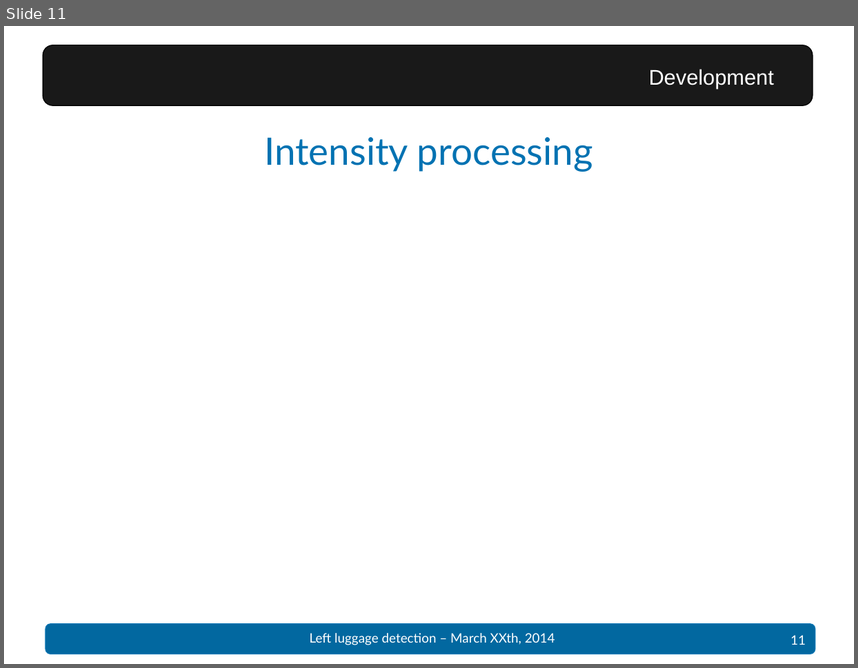
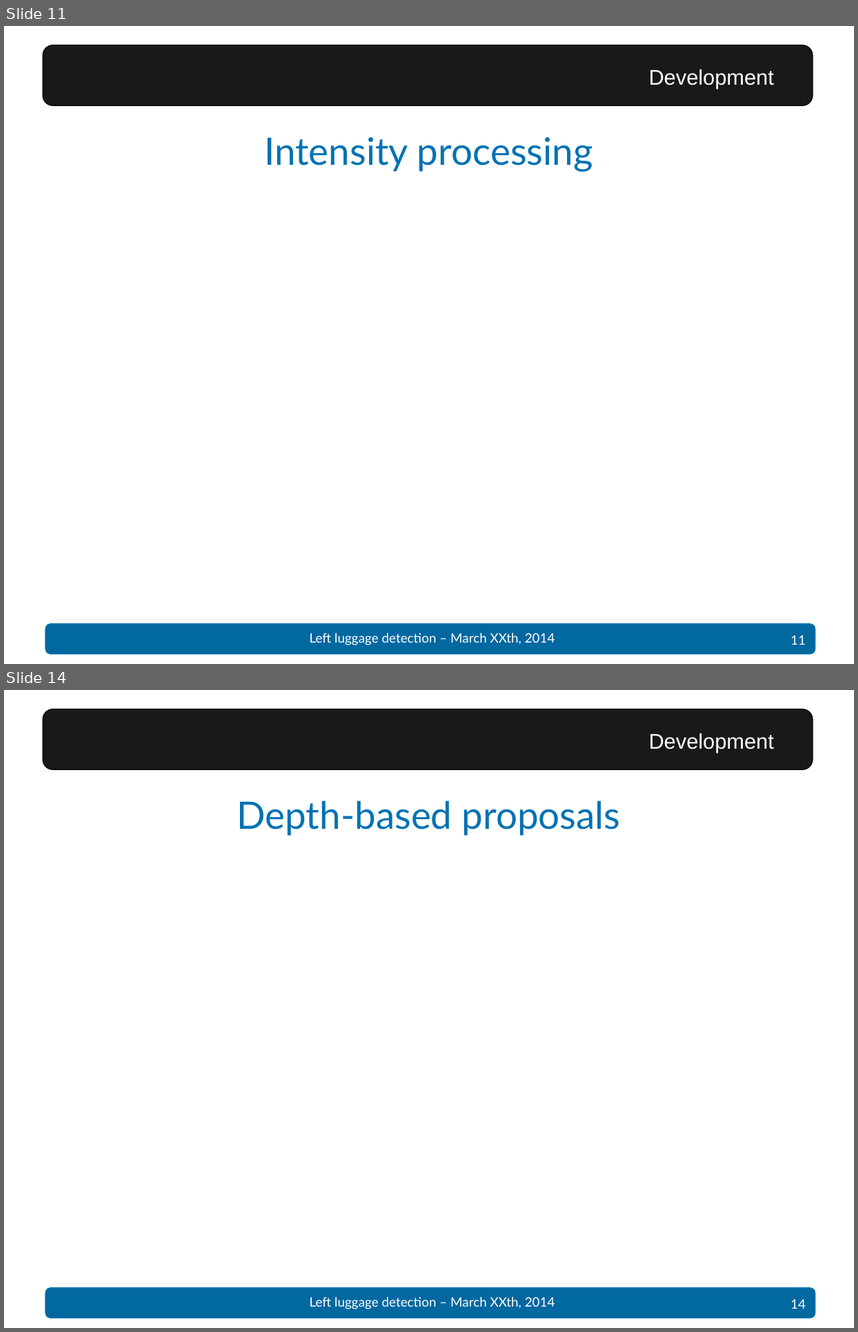
Before and after one commit to Dining-Engineers/left-luggage-detection, a slide deck: docs/Presentation - Left luggage detection.pptx. Shown one above the other, each under a label of ours: slide 11 before the commit, slides 11 and 14 after it; the slides between them are not shown. The pictures are 858x668 and 858x1332 pixels, drawn with LibreOffice and Linux fonts; fonts in the diff are those of the drawing; grey boxes stand for pictures; background and template pictures are left out. Boxes give left, top, right and bottom in pixels: in the first picture for what was removed or moved away, otherwise in the second. Text is boxed around its words. In the diff, an @@ line names an element or a change of style, - is before the commit and + after.

```diff
--- a/docs/Presentation - Left luggage detection.pptx
+++ b/docs/Presentation - Left luggage detection.pptx
@@ slide 14 added at bbox=[4, 690, 854, 1328], background #FFFFFF; not listed: 4 template elements that a slide beside it also shows @@
@@ text added at bbox=[649, 733, 774, 753], 18 pt, text #FFFFFF @@
+Development
@@ title added at bbox=[237, 800, 621, 836], 32 pt, text #0272B2 @@
+Depth-based proposals
```
Also in this commit, not shown: 4 slides changed, 3 other slides added.
